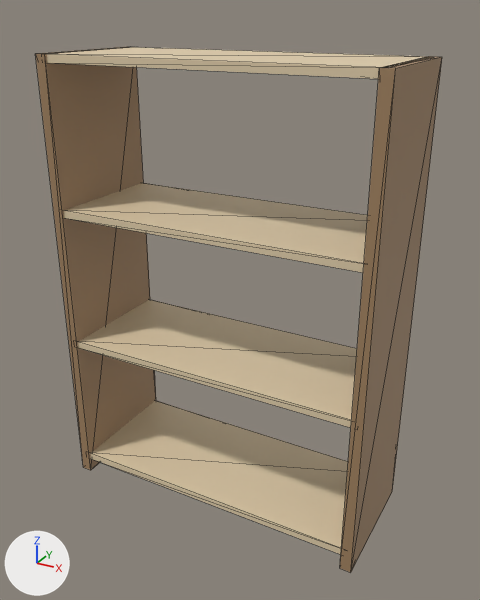
What one commit did to the glTF model public/models/shelf.glb.
Rendered twice from a 50 mm camera at (0.798, -1.412, 1.299) aimed at (0.023, -0.003, 0.594). The axes (+X, +Y, +Z) are drawn at lower left. The lights are the same throughout. The first picture is the older version. Mesh edges are drawn as thin lines. Vertices at exactly the same position are counted once.

Names of what the first picture shows: 'shelves', 'sides'.
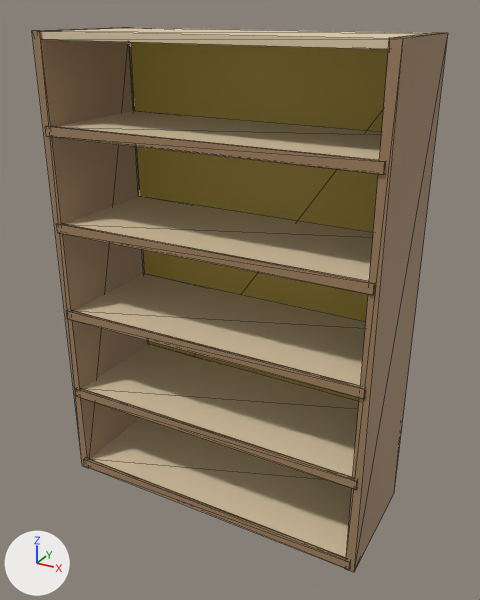
Boxes [x1, y1, x2, y2] around the edits, measured in the pictures (480 x 600 px; the box of a moved part takes in the faces that stretch with it):
'shelves', reshaped
    before: [44, 47, 432, 555]
    after: [41, 28, 427, 557]
'sides', reshaped
    before: [35, 47, 442, 573]
    after: [32, 27, 448, 572]
'back_panel', added
    after: [130, 42, 389, 401]
'shelf_edges', added
    after: [45, 126, 386, 569]
part 1 of me_sides, moved or reshaped
    before: [35, 47, 156, 470]
    after: [32, 27, 148, 468]
part 2 of me_sides, moved or reshaped
    before: [340, 56, 442, 573]
    after: [345, 32, 448, 572]
part 3 of me_shelves, added (beige)
    after: [90, 418, 352, 557]
part 4 of me_shelves, added (beige)
    after: [82, 344, 359, 477]
part 5 of me_shelves, added (beige)
    after: [74, 274, 366, 385]
part 6 of me_shelves, added (beige)
    after: [66, 196, 373, 281]
part 7 of me_shelves, added (beige)
    after: [58, 111, 382, 160]
part 8 of me_shelves, added (beige)
    after: [41, 28, 427, 49]
part 9 of me_shelves, deleted (beige)
    before: [90, 400, 348, 555]
part 10 of me_shelves, deleted (beige)
    before: [78, 299, 357, 428]
part 11 of me_shelves, deleted (beige)
    before: [64, 183, 368, 273]
part 12 of me_shelves, deleted (beige)
    before: [44, 47, 432, 79]

The change, as a diff of the scene's bpy script:
```diff
--- a/public/models/shelf.glb.py
+++ b/public/models/shelf.glb.py
@@ me_sides @@
-me_sides.from_pydata(...)  # 16 vertices, 24 faces; spans x -0.435..0.435, y -0.175..0.175, z 0.0..1.2
+me_sides.from_pydata(...)  # 16 vertices, 24 faces; spans x -0.442..0.442, y -0.17..0.17, z 0.0..1.25
+# me_sides part 1: the loose piece of 8 vertices spanning x -0.435..-0.405, y -0.175..0.175, z 0.0..1.2 is scaled about its middle by (0.833, 0.971, 1.04), then moved by (-0.01, 0.0, 0.025)
+# me_sides part 2: the loose piece of 8 vertices spanning x 0.405..0.435, y -0.175..0.175, z 0.0..1.2 is scaled about its middle by (0.833, 0.971, 1.04), then moved by (0.01, 0.0, 0.025)
 me_sides.materials.append(mat_sides_mat)
@@ me_shelves @@
-me_shelves.from_pydata(...)  # 32 vertices, 48 faces; spans x -0.42..0.42, y -0.17..0.17, z 0.04..1.2
+me_shelves.from_pydata(...)  # 48 vertices, 72 faces; spans x -0.43..0.43, y -0.165..0.165, z 0.011..1.249
+# me_shelves part 3: a new loose piece, a box spanning x -0.43..0.43, y -0.165..0.165, z 0.011..0.029, in mat_shelves_mat (beige #e3cfad)
+# me_shelves part 4: a new loose piece, a box spanning x -0.43..0.43, y -0.165..0.165, z 0.261..0.279, in mat_shelves_mat (beige #e3cfad)
+# me_shelves part 5: a new loose piece, a box spanning x -0.43..0.43, y -0.165..0.165, z 0.511..0.529, in mat_shelves_mat (beige #e3cfad)
+# me_shelves part 6: a new loose piece, a box spanning x -0.43..0.43, y -0.165..0.165, z 0.761..0.779, in mat_shelves_mat (beige #e3cfad)
+# me_shelves part 7: a new loose piece, a box spanning x -0.43..0.43, y -0.165..0.165, z 1.011..1.029, in mat_shelves_mat (beige #e3cfad)
+# me_shelves part 8: a new loose piece, a box spanning x -0.43..0.43, y -0.165..0.165, z 1.231..1.249, in mat_shelves_mat (beige #e3cfad)
+# me_shelves part 9: the loose piece of 8 vertices spanning x -0.42..0.42, y -0.17..0.17, z 0.04..0.06 is deleted
+# me_shelves part 10: the loose piece of 8 vertices spanning x -0.42..0.42, y -0.17..0.17, z 0.42..0.44 is deleted
+# me_shelves part 11: the loose piece of 8 vertices spanning x -0.42..0.42, y -0.17..0.17, z 0.8..0.82 is deleted
+# me_shelves part 12: the loose piece of 8 vertices spanning x -0.42..0.42, y -0.17..0.17, z 1.18..1.2 is deleted
 me_shelves.materials.append(mat_shelves_mat)
@@ ob_shelf_edges @@
+ob_shelf_edges = bpy.data.objects.new('shelf_edges', me_shelf_edges)  # a box spanning x -0.43..0.43, y -0.175..-0.165, z 0.008..0.032; a box spanning x -0.43..0.43, y -0.175..-0.165, z 0.258..0.282; a box spanning x -0.43..0.43, y -0.175..-0.165, z 0.508..0.532; a box spanning x -0.43..0.43, y -0.175..-0.165, z 0.758..0.782; a box spanning x -0.43..0.43, y -0.175..-0.165, z 1.008..1.032; in mat_shelf_edges_mat (brown #a28360)
+ob_shelf_edges.location = (0.0, 0.0, 0.0)
@@ ob_back_panel @@
+ob_back_panel = bpy.data.objects.new('back_panel', me_back_panel)  # a box spanning x -0.42..0.42, y 0.166..0.174, z 0.015..1.235; in mat_back_panel_mat (yellow #c3ac4f)
+ob_back_panel.location = (0.0, 0.0, 0.0)
```
